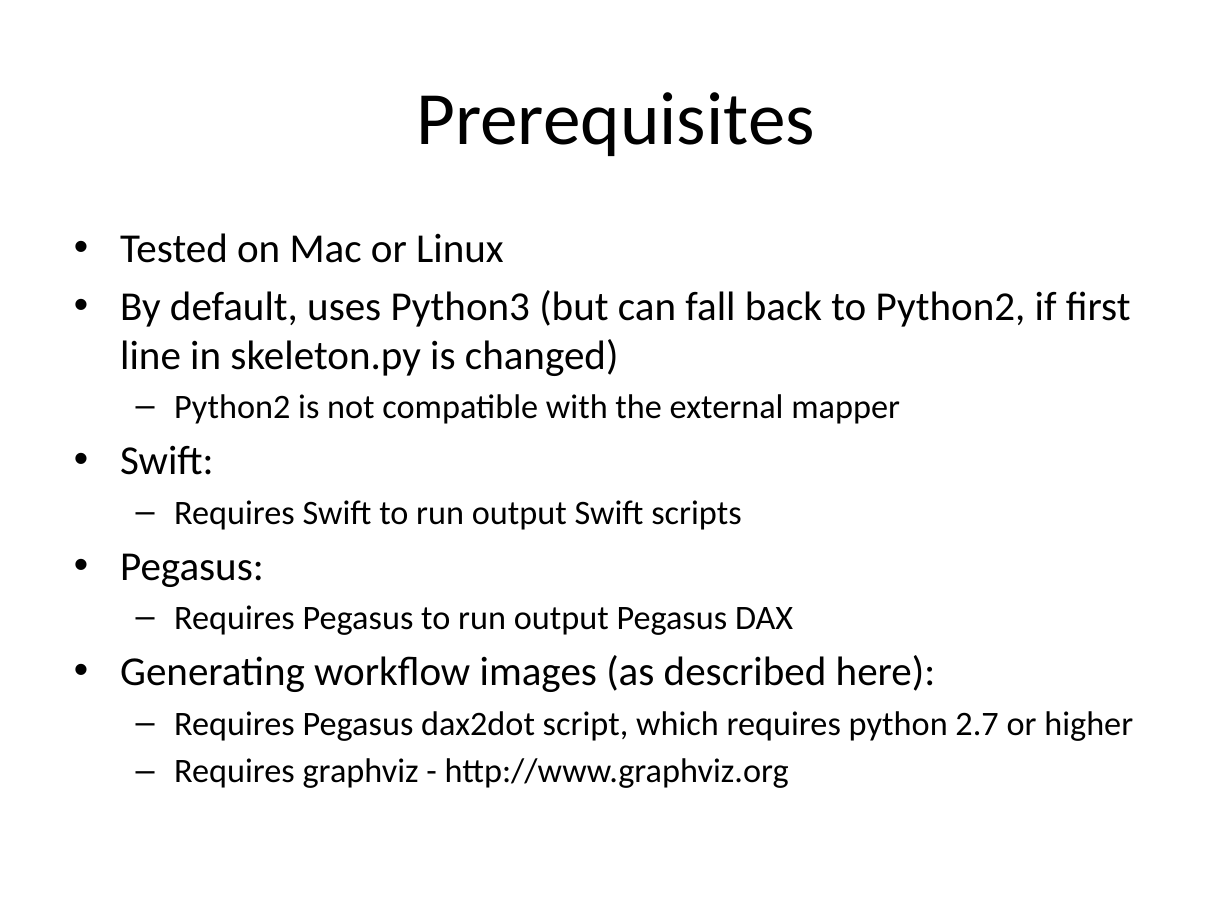
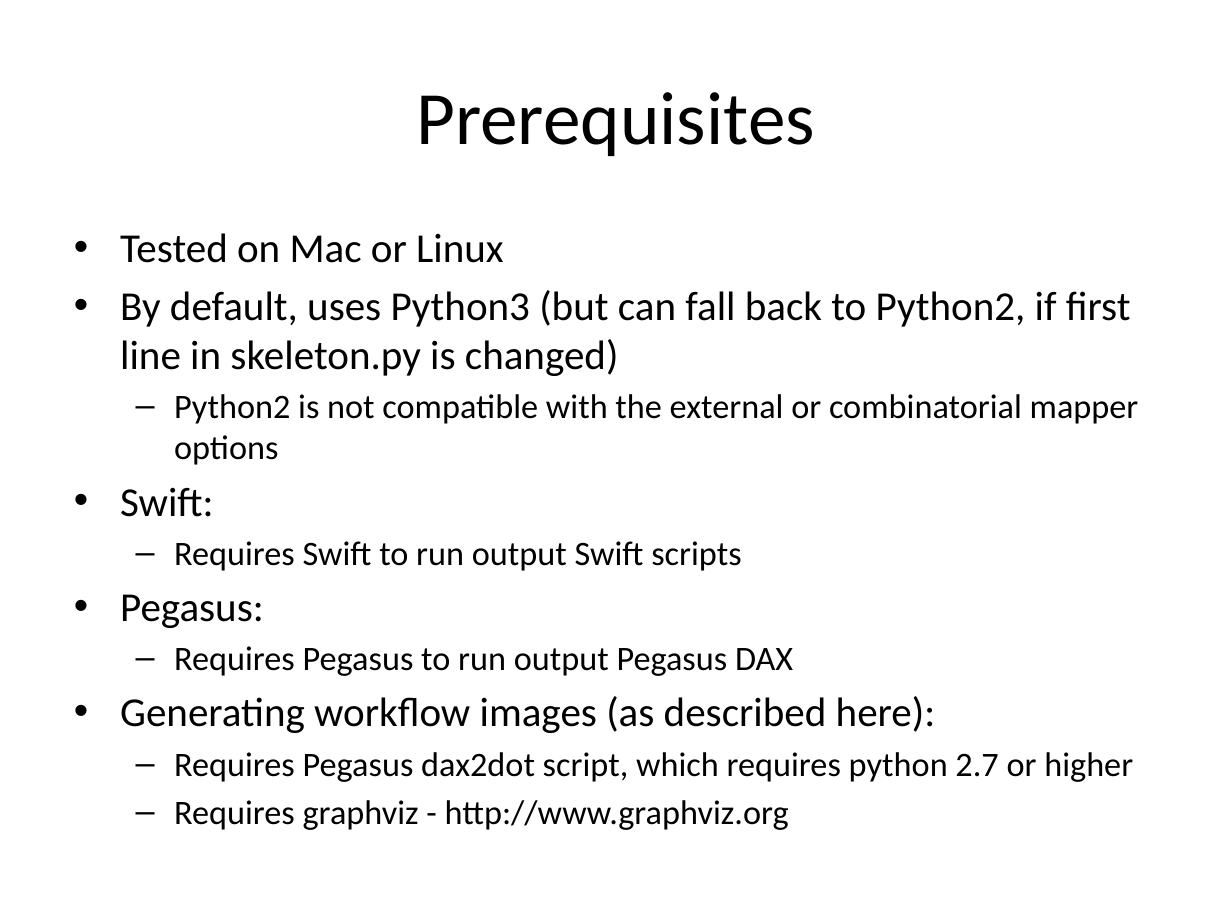
Before and after one commit to applicationskeleton/Skeleton, a slide deck: slide 2 of tutorial/skeleton-tutorial.pptx. Drawn at 1232x924 pixels with LibreOffice and Linux fonts; fonts in the diff are those of the drawing. Boxes give left, top, right and bottom in pixels: in the first picture for what was removed or moved away, otherwise in the second. Text is boxed around its words. In the diff, an @@ line names an element or a change of style, - is before the commit and + after.

Commit message:
fix for python3 requirement

```diff
--- a/tutorial/skeleton-tutorial.pptx
+++ b/tutorial/skeleton-tutorial.pptx
@@ text at (x1=174, y1=394, x2=1139, y2=465): text changed @@
-  – Python2 is not compatible with the external mapper
+  – Python2 is not compatible with the external or combinatorial mapper options
```
Also in this commit, not shown: 1 other slide changed.
